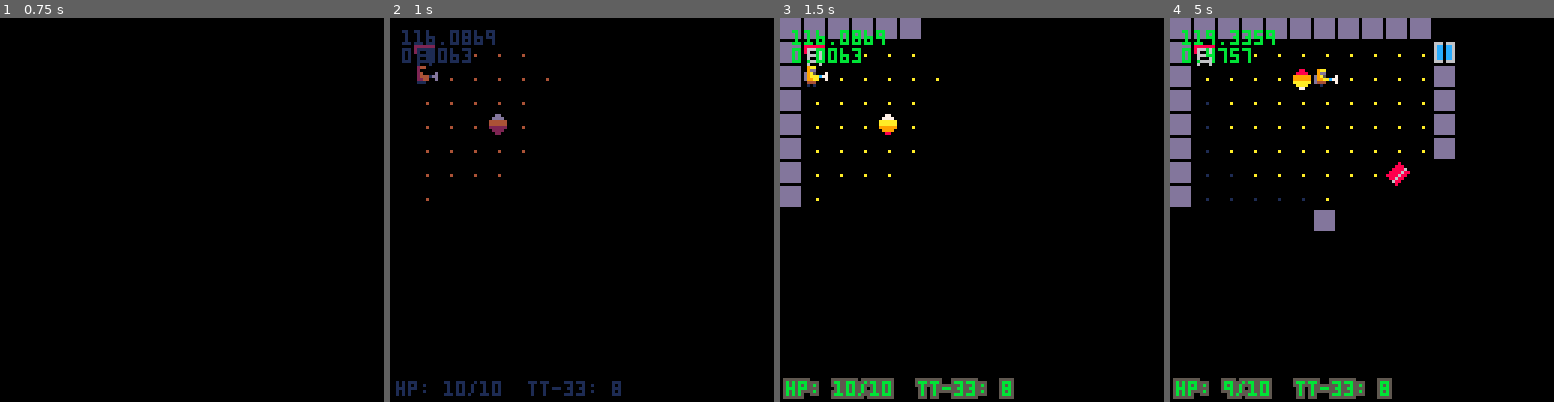
Above: before the commit, frames 1-4 (left to right).
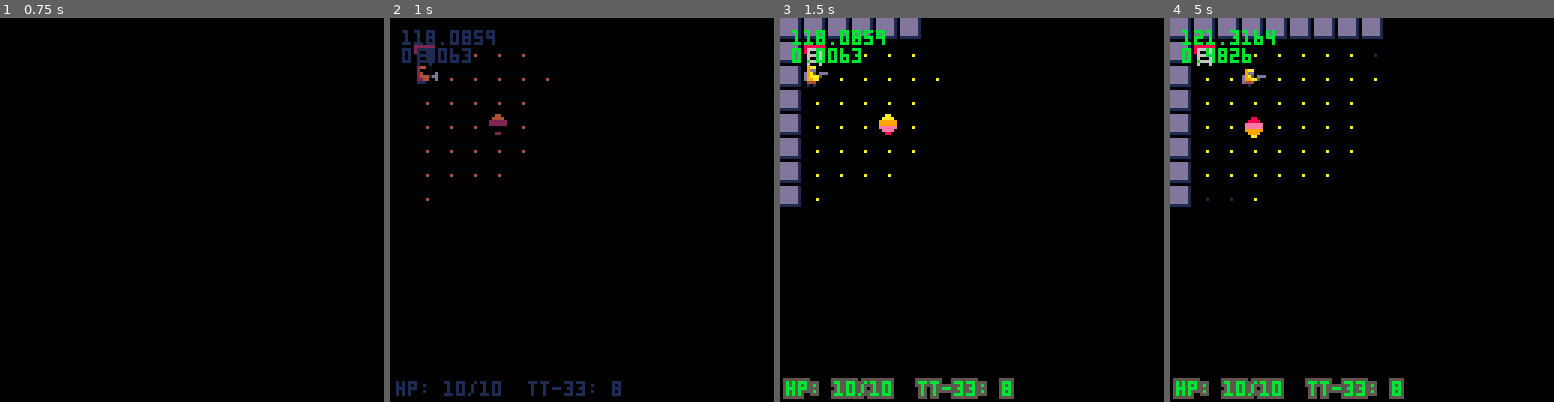
Above: after the commit, the same moments.

Repository: cjkg/zona-rl
Game: PICO-8 cartridge zona.p8
The game is run twice, just before and just after one commit, with the same random seed, the same clock (stepped at 60 frames per second) and the same inputs.
Inputs:
- Up to frame 1 (0.75 s): tap X (X key) at 0.33 s; tap O (Z key) at 0.7 s
- Up to frame 2 (1 s): no input
- Up to frame 3 (1.5 s): tap X (X key) at 1.07 s
- Up to frame 4 (5 s): hold Right 1.6-2.1 s; tap O (Z key) every 0.4 s from 1.7 to 4.9 s; tap X (X key) at 1.85, 2.97, 4.08 s; hold Up 2.15-2.42 s; hold Right 2.47-3.03 s; hold Left 3.08-3.58 s; hold Down 3.63-3.97 s; hold Right 4.02-4.68 s; hold Up from 4.73 s (still down)

Frame 1 is identical in both runs. In frame 2, 0.2% of the frame differs, in the area x 10-31%, y 3-30%; in frame 3, 1.1%; in frame 4, 6.1%, in the area x 0-75%, y 0-100%.

Commit message:
gun stuff and menu updates

Diff:
--- a/draws/draw_game.lua
+++ b/draws/draw_game.lua
@@ -23,8 +23,7 @@
 		end
 	end
 
-	if _upd==update_throw or _upd==update_shoot then
-		if (_upd==update_shoot) pal(7,8)
+	if _upd==update_throw then
 		--delete/review laser sight for gun
 		palt(11,true)
 		spr(throw_dir+112,player.x*8+sin(t/30)*throw_dx+throw_dx*8,
--- a/draws/draw_inventory.lua
+++ b/draws/draw_inventory.lua
@@ -8,6 +8,7 @@
     else
         c1,c2=8,9
     end
+
     rectfill2(0,0,128,128,0)
     rectfill2(34,30,92,59,6)
     rectfill2(36,32,88,55,5)
@@ -24,14 +25,24 @@
     spr(109,4,59,3,2)
     print(tt_ammo,6,71,7)
     print("items",40,36,6)
+    print(rubles,6,80,7)
+    print("p.",24,80,7)
     local item_y=43
     for i=1,maxslots do
         if i==inv_cursor then
             spr(79,41+min(sin(time())),item_y,1,1)
+            local desc_y=100
+            if inv[i] then
+                for j in all(inv[i].desc) do
+                    print(j,10,desc_y,7)
+                    desc_y+=7
+                end
+            end
         end
 
         if inv[i] then
             print(inv[i].name,50,item_y,7)
+
         elseif i<=slots then
             print("-",50,item_y,6)
         elseif i<=maxslots then
--- a/main.lua
+++ b/main.lua
@@ -1,6 +1,6 @@
 function _init()
 	t,tani,fadeperc=0,0,0
-	_g=json_parse('{"mobobjects":{"candycorn":{"hp":5,"maxhp":5 …(277 unchanged characters)… ":[0,0,-1,1,-1,1,1,-1],"p_ani":[1,1,2,2]}')
+	_g=json_parse('{"mobobjects":{"candycorn":{"hp":5,"maxhp":5 …(277 unchanged characters)… ":[0,0,-1,1,-1,1,1,-1],"p_ani":[1,1,2,2],"p_shoot_ani":[4,4,5,5]}')
 
 	----delete/review
 	cpumax,memmax,debug=0,0,{}
@@ -31,11 +31,13 @@
 end
 
 function startgame()
-	dirx,diry,mapani,dpal,p_ani,mapobjects,mobobjects,buttonbuff,fog=_g.dirx,_g.diry,_g.mapani,_g.dpal,_g.p_ani,_g.mapobjects,_g.mobobjects,-1,blankmap(1)
+	--review these to see if the dot call would just be cheaper. I think there need to be 4 of each to make it
+	dirx,diry,mapani,dpal,p_ani,p_shoot_ani,mapobjects,mobobjects,buttonbuff,fog=_g.dirx,_g.diry,_g.mapani,_g.dpal,_g.p_ani,_g.p_shoot_ani,_g.mapobjects,_g.mobobjects,-1,blankmap(1)
 	inv={{
 		x=5,
 		y=8,
 		name="gun",
+		desc={"an old tokarev"},
 		item=true,
 		use_options={"equip","throw","trash"}
 		},
@@ -43,6 +45,7 @@
 			x=5,
 			y=8,
 			name="red herb",
+			desc={"a zone herb that", "heals 5 hp"},
 			item=true,
 			heal=5,
 			effect="heal",
@@ -50,12 +53,8 @@
 		}
 
 	}
-
-
-
-
-
-	tt_ammo,slots,maxslots,rubles=16,3,6,0
+	p_t=0
+	tt_ammo,slots,maxslots,rubles=5,3,6,1000
 	throw_dir,throw_dx,throw_dy=0,0,0
 	_upd=update_start
 	_drw=draw_start
--- a/updates/button.lua
+++ b/updates/button.lua
@@ -2,6 +2,8 @@
 	if button<0 then return end
 	if button<4 then
 		moveplayer(dirx[button+1],diry[button+1])
+	elseif button==5 then
+		_upd=update_shoot
 	end
 	-- menu button
 end
--- a/updates/update_inventory.lua
+++ b/updates/update_inventory.lua
@@ -1,5 +1,5 @@
 function update_inventory()
-if btnp(2) then
+    if btnp(2) then
         inv_cursor-=1
     elseif btnp(3) then
         inv_cursor+=1
--- /dev/null
+++ b/updates/update_shoot.lua
@@ -0,0 +1,13 @@
+function update_shoot()
+    player.ani=p_shoot_ani
+    if btnp(5) then
+        if tt_ammo>0 then
+            sfx(6)
+            tt_ammo-=1
+        else
+            sfx(7)
+        end
+        _upd=update_player_turn
+        player.ani=p_ani
+    end
+end
--- a/zona.p8
+++ b/zona.p8
@@ -49,6 +49,7 @@
 #include updates/update_use.lua
 #include updates/update_stats.lua
 #include updates/update_throw.lua
+#include updates/update_shoot.lua
 
 #include objects/entity.lua
 
@@ -250,7 +251,7 @@
 
 
 __gff__
-0000000000000303030303030303030303030303030300000000000000000000030307000003000000000000000000000005000007000000000000000000000000000000000000000000000000000000000000000000000000000000000000000000000000000000000000000000000000000000000000000000000000000000
+0000000000000303030303030303030303030303030300000000000000000000030307000000000000000000000000000005000007000000000000000000000000000000000000000000000000000000000000000000000000000000000000000000000000000000000000000000000000000000000000000000000000000000
 0000000000000000000000000000000000000000000000000000000000000000000000000000000000000000000000000000000000000000000000000000000000000000000000000000000000000000000000000000000000000000000000000000000000000000000000000000000000000000000000000000000000000000
 __map__
 3131313131313131313131313131313100000000000000000000000000000000000000000000000000000000000000000000000000000000000000000000000000000000000000000000000000000000000000000000000000000000000000000000000000000000000000000000000000000000000000000000000000000000
@@ -259,10 +260,10 @@
 3130303030303030303030313030303100000000000000000000000000000000000000000000000000000000000000000000000000000000000000000000000000000000000000000000000000000000000000000000000000000000000000000000000000000000000000000000000000000000000000000000000000000000
 3130303030303030303030313030303100000000000000000000000000000000000000000000000000000000000000000000000000000000000000000000000000000000000000000000000000000000000000000000000000000000000000000000000000000000000000000000000000000000000000000000000000000000
 3130303030303030303030313030303100000000000000000000000000000000000000000000000000000000000000000000000000000000000000000000000000000000000000000000000000000000000000000000000000000000000000000000000000000000000000000000000000000000000000000000000000000000
-3130303030303030302030313131343100000000000000000000000000000000000000000000000000000000000000000000000000000000000000000000000000000000000000000000000000000000000000000000000000000000000000000000000000000000000000000000000000000000000000000000000000000000
-3130303030303030303030313030303100000000000000000000000000000000000000000000000000000000000000000000000000000000000000000000000000000000000000000000000000000000000000000000000000000000000000000000000000000000000000000000000000000000000000000000000000000000
-3130303030303130303030313030303100000000000000000000000000000000000000000000000000000000000000000000000000000000000000000000000000000000000000000000000000000000000000000000000000000000000000000000000000000000000000000000000000000000000000000000000000000000
-3130302130303131313131313030303100000000000000000000000000000000000000000000000000000000000000000000000000000000000000000000000000000000000000000000000000000000000000000000000000000000000000000000000000000000000000000000000000000000000000000000000000000000
+3130303030303030303030313131343100000000000000000000000000000000000000000000000000000000000000000000000000000000000000000000000000000000000000000000000000000000000000000000000000000000000000000000000000000000000000000000000000000000000000000000000000000000
+3130303030303030303030313030303100000000000000000000000000000000000000000000000000000000000000000000000000000000000000000000000000000000000000000000000000000000000000000000000000000000000000000000000000000000000000000000000000000000000000000000000000000000
+3130303030303030303030313030303100000000000000000000000000000000000000000000000000000000000000000000000000000000000000000000000000000000000000000000000000000000000000000000000000000000000000000000000000000000000000000000000000000000000000000000000000000000
+3130303030303131313131313030303100000000000000000000000000000000000000000000000000000000000000000000000000000000000000000000000000000000000000000000000000000000000000000000000000000000000000000000000000000000000000000000000000000000000000000000000000000000
 3130303030303130303030313030303100000000000000000000000000000000000000000000000000000000000000000000000000000000000000000000000000000000000000000000000000000000000000000000000000000000000000000000000000000000000000000000000000000000000000000000000000000000
 3130303030303130303030343030213100000000000000000000000000000000000000000000000000000000000000000000000000000000000000000000000000000000000000000000000000000000000000000000000000000000000000000000000000000000000000000000000000000000000000000000000000000000
 3130303030303430303030313431313100000000000000000000000000000000000000000000000000000000000000000000000000000000000000000000000000000000000000000000000000000000000000000000000000000000000000000000000000000000000000000000000000000000000000000000000000000000
Not shown, changed: 31 lines of the sprite sheet (__gfx__) section of zona.p8
Not shown, changed: the sound effects (__sfx__) section of zona.p8
